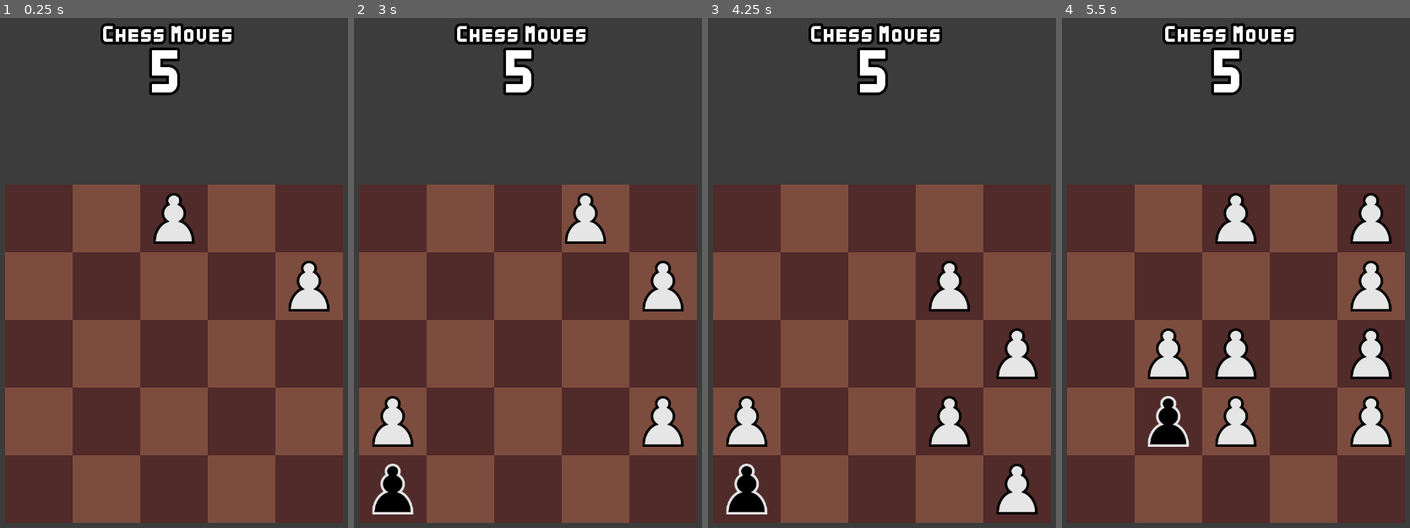
Above: before the commit, frames 1-4 (left to right).
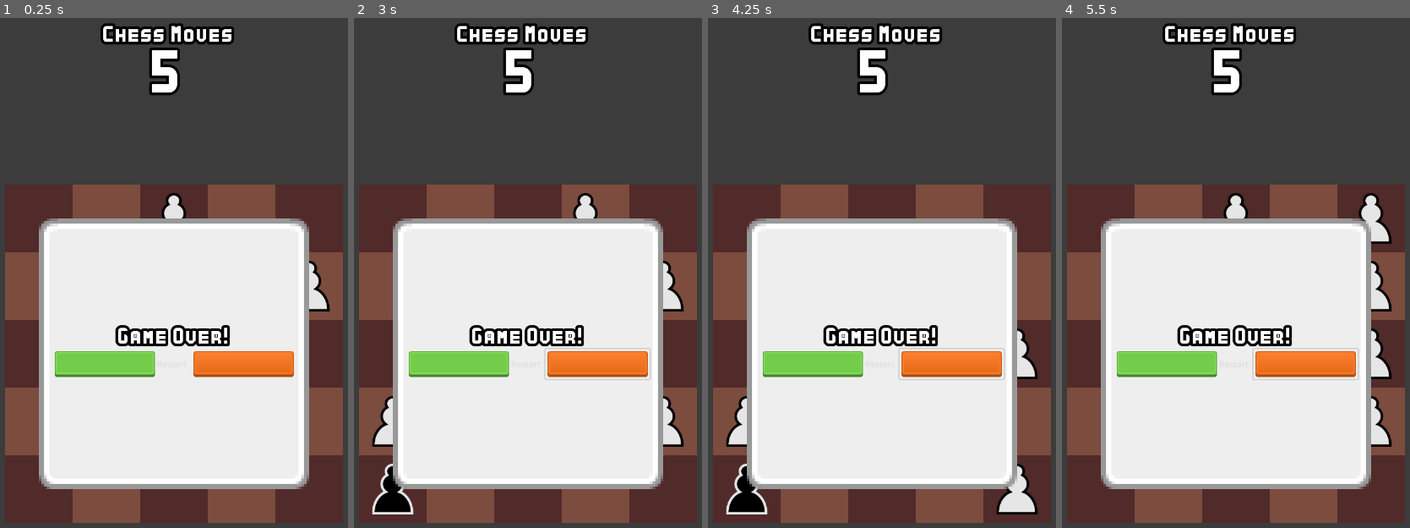
Above: after the commit, the same moments.

Repository: abaker-skudlarek/ChessTiles
Game: Godot game, scene res://Scenes/main.tscn
The game is run twice, just before and just after one commit, with the same random seed, the same clock (stepped at 60 frames per second) and the same inputs. The engine's default icon, where the game draws it, is replaced by a stand-in: a white triangle on a blue panel in a dark square.
Inputs (mouse positions are in pixels of both pictures, inside the frame that each line leads up to):
- Up to frame 1 (0.25 s): no input
- Up to frame 2 (3 s): click (475, 364) at 0.5 s, where only the run after the commit has a clickable "Restart"; click (475, 364) at 1.25 s, where only the run after the commit has a clickable "Restart"; click (475, 364) at 2 s, where only the run after the commit has a clickable "Restart"; tap Enter at 2.75 s; move the mouse to (611, 318) at 2.77 s; hold Right (slide_move_right) from 2.78 s (still down); click (611, 318) at 2.92 s
- Up to frame 3 (4.25 s): tap Space at 3.5 s; move the mouse to (746, 487) at 3.52 s; release Right (slide_move_right) at 3.53 s; hold Down (slide_move_down) from 3.53 s (still down); click (746, 487) at 3.67 s
- Up to frame 4 (5.5 s): tap Enter at 4.25 s; move the mouse to (1274, 206) at 4.27 s; release Down (slide_move_down) at 4.28 s; hold Right (slide_move_right) 4.28-5.03 s; tap Space at 5 s; move the mouse to (1218, 487) at 5.02 s; hold Up (slide_move_up) from 5.03 s (still down); click (1218, 487) at 5.17 s

The runs differ from the first frame. In frame 1, 41% of the frame differs, in the area x 11-89%, y 39-93%; in frame 2, 41%; in frame 3, 40%; in frame 4, 39%.

Commit message:
adding game over screen with buttons

Diff:
--- a/Scenes/UI/chess_moves_remaining.tscn
+++ b/Scenes/UI/chess_moves_remaining_ui.tscn
@@ -1,23 +1,23 @@
 [gd_scene load_steps=6 format=3 uid="uid://cctwbiwmdueno"]
 
-[ext_resource type="FontFile" uid="uid://2ic7ojsn1a1o" path="res://UI/Fonts/Kenney Bold.ttf" id="1_2kth7"]
-[ext_resource type="Script" path="res://Scripts/UI/chess_moves_remaining.gd" id="1_wymqt"]
+[ext_resource type="Script" path="res://Scripts/UI/chess_moves_remaining_ui.gd" id="1_u7cwo"]
+[ext_resource type="FontFile" uid="uid://2ic7ojsn1a1o" path="res://UI/Fonts/Kenney Bold.ttf" id="2_c6vao"]
 
 [sub_resource type="Theme" id="Theme_0ndyv"]
 
 [sub_resource type="LabelSettings" id="LabelSettings_wuapa"]
-font = ExtResource("1_2kth7")
+font = ExtResource("2_c6vao")
 font_size = 24
 outline_size = 20
 outline_color = Color(0, 0, 0, 1)
 
 [sub_resource type="LabelSettings" id="LabelSettings_w5to6"]
-font = ExtResource("1_2kth7")
+font = ExtResource("2_c6vao")
 font_size = 64
 outline_size = 20
 outline_color = Color(0, 0, 0, 1)
 
-[node name="ChessMovesRemaining" type="VBoxContainer"]
+[node name="ChessMovesRemainingUI" type="VBoxContainer"]
 anchors_preset = 5
 anchor_left = 0.5
 anchor_right = 0.5
@@ -30,11 +30,11 @@
 theme = SubResource("Theme_0ndyv")
 theme_override_constants/separation = 10
 alignment = 1
-script = ExtResource("1_wymqt")
+script = ExtResource("1_u7cwo")
 
-[node name="Label" type="Label" parent="."]
+[node name="ChessMovesLabel" type="Label" parent="."]
 layout_mode = 2
-theme_override_fonts/font = ExtResource("1_2kth7")
+theme_override_fonts/font = ExtResource("2_c6vao")
 theme_override_font_sizes/font_size = 18
 text = "Chess Moves"
 label_settings = SubResource("LabelSettings_wuapa")
--- /dev/null
+++ b/Scenes/UI/game_over_ui.tscn
@@ -0,0 +1,67 @@
+[gd_scene load_steps=6 format=3 uid="uid://c7xafemfja2em"]
+
+[ext_resource type="Texture2D" uid="uid://boyp6pprou8io" path="res://UI/grey_panel.png" id="1_p6827"]
+[ext_resource type="FontFile" uid="uid://2ic7ojsn1a1o" path="res://UI/Fonts/Kenney Bold.ttf" id="2_apqkq"]
+[ext_resource type="Texture2D" uid="uid://c5q30dai4vwdv" path="res://UI/green_button02.png" id="3_q3ee8"]
+[ext_resource type="Texture2D" uid="uid://bxt7kh76nea4w" path="res://UI/red_button01.png" id="4_wy8c7"]
+
+[sub_resource type="LabelSettings" id="LabelSettings_66r0e"]
+font = ExtResource("2_apqkq")
+font_size = 24
+outline_size = 20
+outline_color = Color(0, 0, 0, 1)
+
+[node name="GameOverUI" type="TextureRect"]
+texture_filter = 1
+anchors_preset = 8
+anchor_left = 0.5
+anchor_top = 0.5
+anchor_right = 0.5
+anchor_bottom = 0.5
+offset_left = -256.0
+offset_top = -256.0
+offset_right = 256.0
+offset_bottom = 256.0
+grow_horizontal = 2
+grow_vertical = 2
+texture = ExtResource("1_p6827")
+
+[node name="VBoxContainer" type="VBoxContainer" parent="."]
+layout_mode = 1
+anchors_preset = 8
+anchor_left = 0.5
+anchor_top = 0.5
+anchor_right = 0.5
+anchor_bottom = 0.5
+offset_left = -160.0
+offset_top = -160.0
+offset_right = 160.0
+offset_bottom = 160.0
+grow_horizontal = 2
+grow_vertical = 2
+alignment = 1
+
+[node name="GameOverLabel" type="Label" parent="VBoxContainer"]
+texture_filter = 2
+layout_mode = 2
+theme_override_fonts/font = ExtResource("2_apqkq")
+theme_override_font_sizes/font_size = 18
+text = "Game Over!"
+label_settings = SubResource("LabelSettings_66r0e")
+horizontal_alignment = 1
+vertical_alignment = 1
+
+[node name="Buttons" type="HBoxContainer" parent="VBoxContainer"]
+layout_mode = 2
+alignment = 1
+
+[node name="RestartButton" type="Button" parent="VBoxContainer/Buttons"]
+layout_mode = 2
+text = "Restart"
+icon = ExtResource("3_q3ee8")
+flat = true
+
+[node name="QuitButton" type="Button" parent="VBoxContainer/Buttons"]
+layout_mode = 2
+icon = ExtResource("4_wy8c7")
+flat = true
--- a/Scenes/UI/hud.tscn
+++ b/Scenes/UI/hud.tscn
@@ -1,7 +1,10 @@
-[gd_scene load_steps=2 format=3 uid="uid://mj0ipvmp8igw"]
+[gd_scene load_steps=3 format=3 uid="uid://mj0ipvmp8igw"]
 
-[ext_resource type="PackedScene" uid="uid://cctwbiwmdueno" path="res://Scenes/UI/chess_moves_remaining.tscn" id="1_jh38v"]
+[ext_resource type="PackedScene" uid="uid://cctwbiwmdueno" path="res://Scenes/UI/chess_moves_remaining_ui.tscn" id="1_jh38v"]
+[ext_resource type="PackedScene" uid="uid://c7xafemfja2em" path="res://Scenes/UI/game_over_ui.tscn" id="2_86e4r"]
 
 [node name="HUD" type="CanvasLayer"]
 
-[node name="ChessMovesRemaining" parent="." instance=ExtResource("1_jh38v")]
+[node name="ChessMovesRemainingUI" parent="." instance=ExtResource("1_jh38v")]
+
+[node name="GameOverUI" parent="." instance=ExtResource("2_86e4r")]
Not shown: 1 places in Scenes/UI/chess_moves_remaining_ui.tscn that only renumber resources
Renamed: Scripts/UI/chess_moves_remaining.gd -> Scripts/UI/chess_moves_remaining_ui.gd
Binary file added: UI/green_button02.png
Not shown, added: UI/green_button02.png.import
Binary file added: UI/grey_panel.png
Not shown, added: UI/grey_panel.png.import
Binary file added: UI/red_button01.png
Not shown, added: UI/red_button01.png.import
